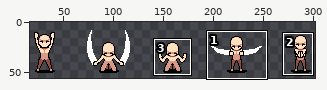
File history of a sprite sheet, public/assets/Characters/Human/Inworld/Cast/West/sheet.png. The first picture is a wide view before the edit; the outline marks the close-up.
Close-up. As it was:
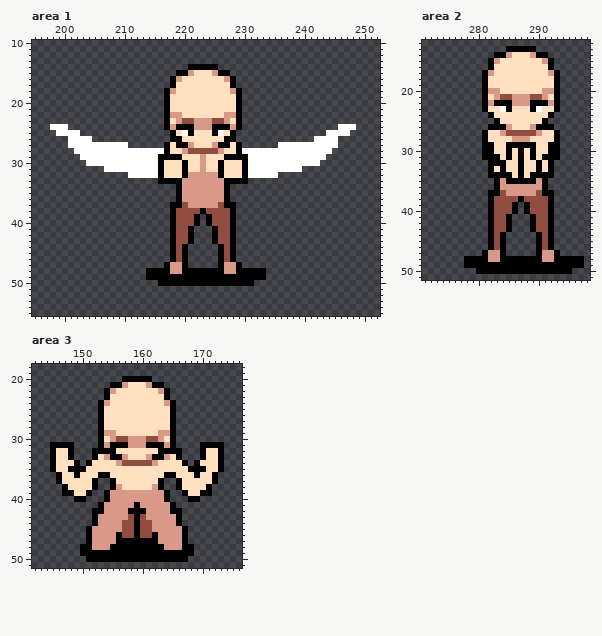
The file is 320x64 pixels. Shown: area 1: x 195..252, y 10..55; area 2: x 271..298, y 12..51; area 3: x 142..176, y 18..51. The wide view leaves out empty margins. The commit also changed other parts of the picture, which this record leaves out.
After:
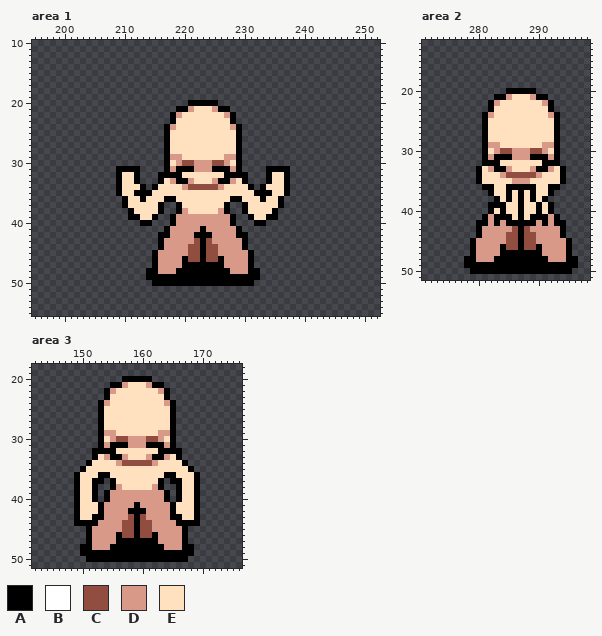
Palette (. is transparent): A #000000  B #ffffff  C #914d40  D #d89988  E #ffe1bf
From old to new:
Changed rows in their new state; - is an unchanged pixel.
Area 1:
first column x 198:
14 -----------------------.....-----------------------
15 ---------------------.........---------------------
16 --------------------...........--------------------
17 --------------------...........--------------------
18 -------------------.............-------------------
19 -------------------.............-------------------
20 -------------------....AAAAA....-------------------
21 -------------------..AAD---DAA..-------------------
22 -------------------.A---------A.-------------------
23 -------------------.AEEEEEEEEEA.-------------------
24 ...------------------EEEEEEEEE------------------...
25 -....--------------AE-EE---EE-EA--------------....-
26 ---....------------AEE-------EEA------------....---
27 ---..........--------EEE---EEE--------..........---
28 ----...............---EEEEEEE---...............----
29 -----..............-DD---E---DD-..............-----
30 ------.............A-DCCD-DCCD-A.............------
31 ---------..AAAA....ADA-AD-DA-ADA....AAAA..---------
32 -----------AEEA...-AAAEEEEEEEAAA-...AEEA-----------
33 -----------AEEA----ED-A-EEE-A-DE----AEEA-----------
34 -----------AEEEA-AEEEE-CCCCC-EEEEA-AEEEA-----------
35 -----------AEEAAAEEEEEEEEEEEEEEEEEAAAEEA-----------
36 ------------AEEAEEEAAEEEEEEEEEAAEEEAEEA------------
37 ------------AEEEEEA-.-EEEEEEE-.-AEEEEEA------------
38 -------------AEEEEA-.ADEEEEEDA.-AEEEEA-------------
39 -------------AAEEA---DDDDDDDDD---AEEAA-------------
40 ---------------AA----DDDDDDDDD----AA---------------
41 -------------------ADDDDDADDDDDA-------------------
42 ------------------AADDDDAAADDDDAA------------------
43 ------------------ADDDDDCACDDDDDA------------------
44 ------------------ADDDDCCACCDDDDA------------------
45 -----------------ADDDDDCCACCDDDDDA-----------------
46 -----------------ADDDD-CCACC-DDDDA-----------------
47 -----------------ADD---AAAAA---DDA-----------------
48 ------------------DD-A-------A-DD--.---------------
49 -----------------------------------.---------------
50 -----------------A---------------------------------
Area 2:
first column x 279:
13 ------.....--------
14 ----.........------
15 ---...........-----
16 ---...........-----
17 --.............----
18 --.............----
19 --.............----
20 --....AAAAA....----
21 --..AADEEEDAA..----
22 --.ADEEEEEEEDA.----
23 --.A-EE---EE-A.----
24 --AD---------DA----
25 --AEE-------EEA----
26 --AEEEE---EEEEA----
27 -----EEEEEEE-------
28 -------EEE---------
29 ---DD-EEEEE-DD-----
30 ---EDCCDDDCCDE-----
31 ---D-A-DDD-A-D-----
32 --A--E--E--EA-A----
33 -AEDA-D-E-D-ADEA---
34 -AEEEDCCCCCDEEEA---
35 -AEEEEEDDDEEEEEA---
36 --AAEEAAAAAEEAA----
37 ----EEAEAEAEE------
38 ---.AEAE-EAEA.-----
39 ----AAEEAEEAE------
40 ----EAEEAEEAE------
41 --ADAA-EAE-AADA----
42 -AADAD-AAA-DADAA---
43 -ADDDDDCACDDDDDA---
44 -ADDDDCCACCDDDDA---
45 ADDDDDCCACCDDDDDA--
46 ADDDD-CCACC-DDDDA--
47 ADD---AAAAA---DDA--
48 -DD-A-------A-DD--.
49 ------------------.
50 A------------------
Area 3:
first column x 145:
31 ....---------------------....
32 ....---------------------....
33 ....---------------------....
34 .....-------------------.....
35 .....-------------------.....
36 -...---------------------...-
37 -...A---A-----------A---A...-
38 --..A-------------------A..--
39 --..A-EA-------------AE-A..--
40 -----EEA-------------AEE-----
41 ----AEEE-------------EEEA----
42 ----AEEE-------------EEEA----
43 ----AEE-A-----------A-EEA----
44 ----AAA---------------AAA----
Pixel boxes of the changes (left, top, right, bottom) in both close-ups:
changed: (50, 64, 356, 286)
changed: (470, 46, 584, 274)
changed: (50, 442, 104, 526)
changed: (170, 442, 224, 526)
